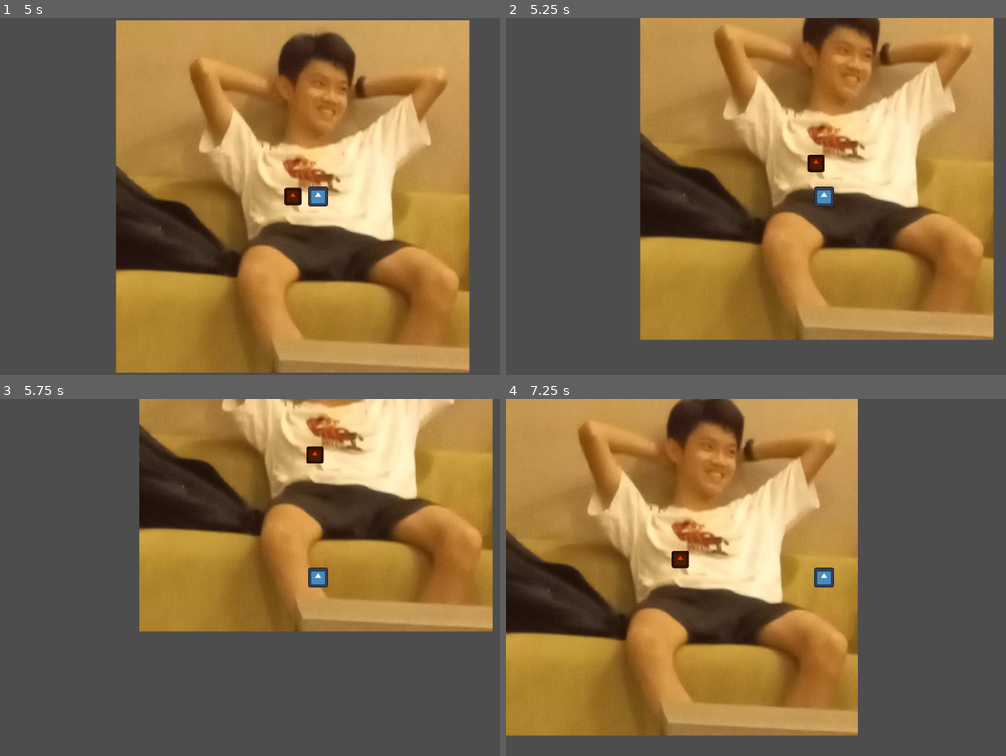
Above: before the commit, frames 1-4 (two rows, left to right).
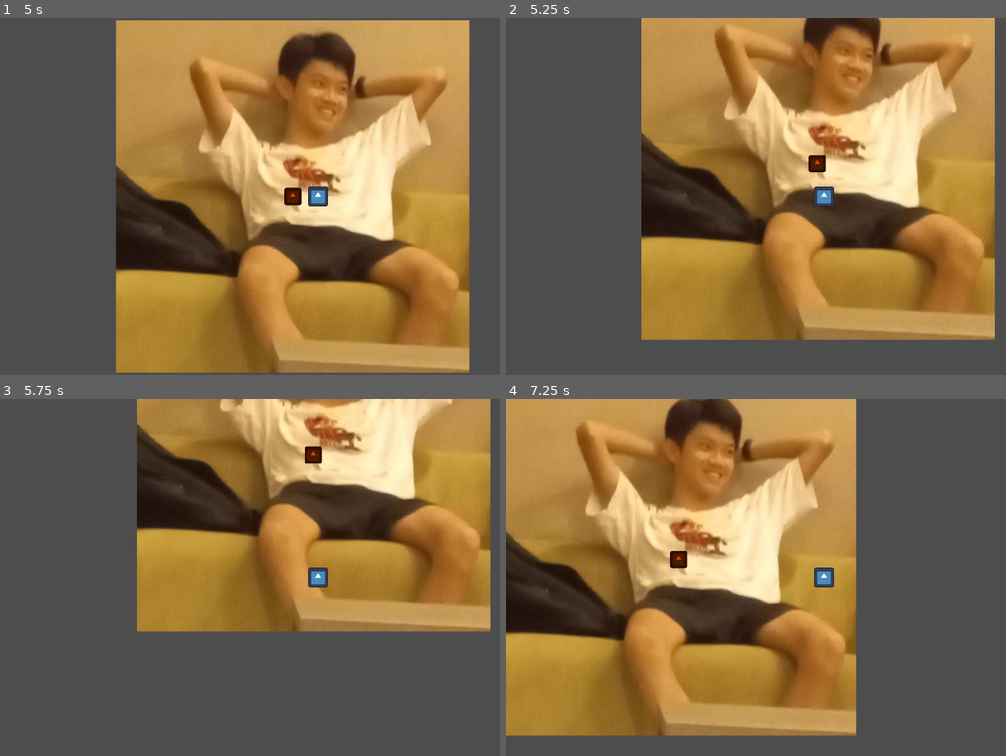
Above: after the commit, the same moments.

Repository: Darr3n2GG/guns
Game: Godot game, scene res://Worlds/movement_test.tscn
The game is run twice, just before and just after one commit, with the same random seed, the same clock (stepped at 60 frames per second) and the same inputs. The project has no main scene, so this scene is started directly. The engine's default icon, where the game draws it, is replaced by a stand-in: a white triangle on a blue panel in a dark square.
Inputs:
- Up to frame 1 (5 s): hold D (move_right) 0.53-1.28 s; hold S (move_down) 1.28-2.03 s; hold D (move_right) 2.03-2.78 s; hold W (move_up) 2.78-3.53 s; hold A (move_left) from 3.53 s (still down)
- Up to frame 2 (5.25 s): release A (move_left) at 5.03 s; hold S (move_down) from 5.03 s (still down)
- Up to frame 3 (5.75 s): keep holding S (move_down)
- Up to frame 4 (7.25 s): release S (move_down) at 5.78 s; hold D (move_right) 5.78-6.53 s; hold W (move_up) from 6.53 s (still down)

Frame 1 is identical in both runs. In frame 2, 1.0% of the frame differs, in the area x 26-98%, y 0-91%; in frame 3, 1.9%; in frame 4, 2.4%, in the area x 0-71%, y 0-95%.
Error in both runs: Invalid access to property or key 'global_position' on a base object of type 'null instance'. (res://Resources/Global.gd:6)

Commit message:
fixed stuff with knockback and other things
-changed collision of enemy so that it won't trap the player
-tweaked knockback from enemy towards player

Diff:
--- a/Characters/Enemy/enemy.tscn
+++ b/Characters/Enemy/enemy.tscn
@@ -18,6 +18,7 @@
 modulate = Color(1, 0.223529, 0, 1)
 scale = Vector2(0.24363, 0.24363)
 collision_layer = 2
+collision_mask = 0
 script = ExtResource("2_skerx")
 knockback_resistance = 10.0
 
@@ -32,7 +33,7 @@
 
 [node name="Hurtbox_Component" parent="." instance=ExtResource("5_g062m")]
 collision_layer = 2
-knockback_multiplier = 250.0
+knockback_multiplier = 400.0
 
 [node name="CollisionShape2D" type="CollisionShape2D" parent="Hurtbox_Component"]
 shape = SubResource("RectangleShape2D_hd1da")
--- a/Characters/Player/player.tscn
+++ b/Characters/Player/player.tscn
@@ -15,7 +15,7 @@
 script = ExtResource("1_u3o48")
 max_speed = 325.0
 friction = 1000.0
-knockback_resistance = 10.0
+knockback_resistance = 25.0
 
 [node name="CollisionShape2D" type="CollisionShape2D" parent="."]
 shape = SubResource("RectangleShape2D_1ikko")
